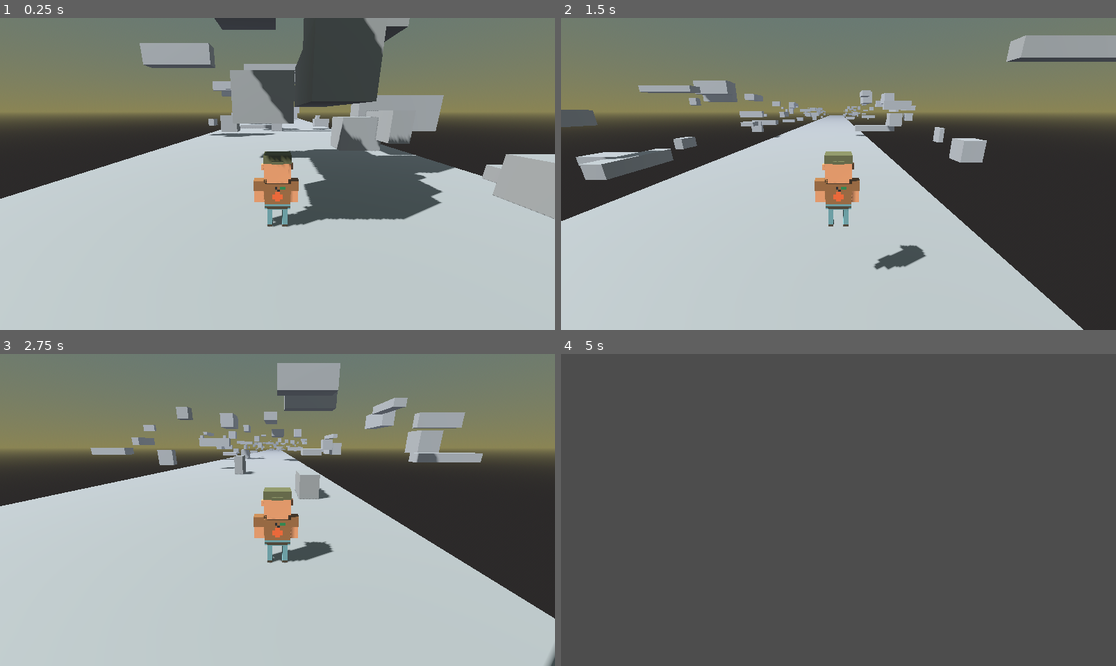
Above: before the commit, frames 1-4 (two rows, left to right).
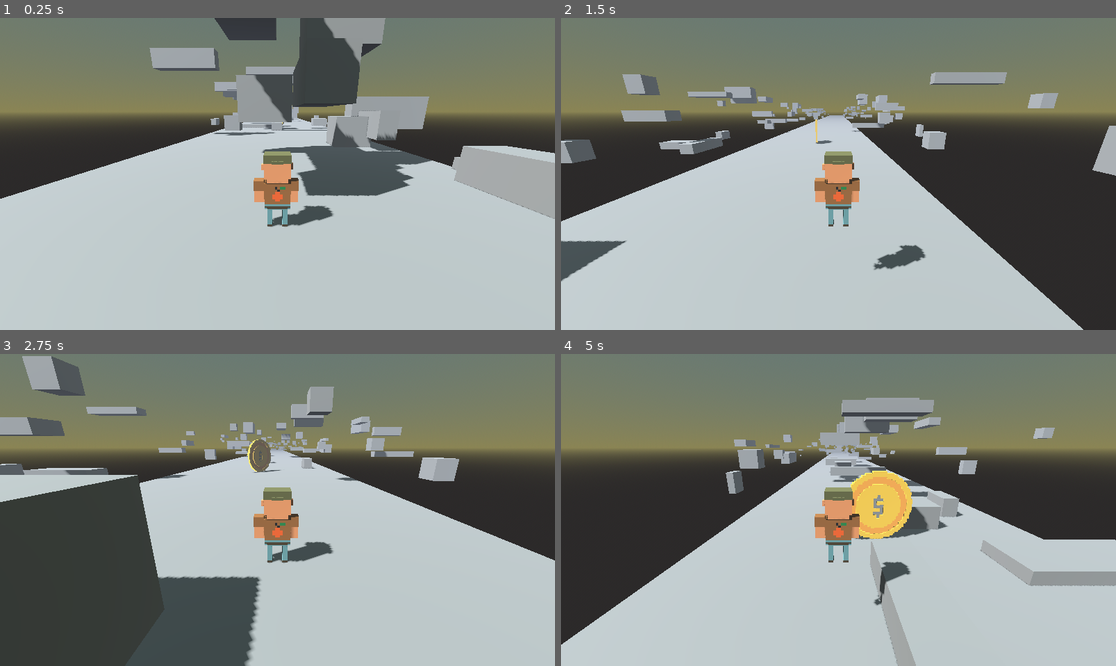
Above: after the commit, the same moments.

Repository: g-h-o-s-t-studio/across-the-roads
Game: Godot game, scene res://Levels/Main.tscn
Same seed, same stepped clock (60 frames per second), same inputs: the game is played once before the commit and once after it.
Inputs:
- Up to frame 1 (0.25 s): no input
- Up to frame 2 (1.5 s): tap Enter (ui_accept) at 0.5, 0.77 s; hold Right (ui_right) 0.53-1.28 s; hold Left (ui_left) from 1.28 s (still down)
- Up to frame 3 (2.75 s): tap Enter (ui_accept) at 1.52 s; release Left (ui_left) at 2.03 s; hold Right (ui_right) from 2.03 s (still down)
- Up to frame 4 (5 s): tap Enter (ui_accept) at 3.02, 3.77, 4.52 s; release Right (ui_right) at 3.53 s; hold Left (ui_left) from 3.53 s (still down)

The runs differ from the first frame. In frame 1, 8.2% of the frame differs, in the area x 25-100%, y 0-68%; in frame 2, 9.3%; in frame 3, 36%; in frame 4, 97%, in the area x 0-100%, y 0-100%.

Commit message:
Add Coin

Diff:
--- a/Levels/Main.tscn
+++ b/Levels/Main.tscn
@@ -1,7 +1,8 @@
-[gd_scene load_steps=7 format=3 uid="uid://cec7tspm3fdrq"]
+[gd_scene load_steps=8 format=3 uid="uid://cec7tspm3fdrq"]
 
 [ext_resource type="PackedScene" uid="uid://dh1bb3th24xv" path="res://Models/Characters/Default/Player.tscn" id="1_nf7dx"]
 [ext_resource type="Script" path="res://Scripts/GameController.gd" id="1_udkti"]
+[ext_resource type="PackedScene" uid="uid://bdvl53otkiq7d" path="res://Models/Items/Coin/Coin.tscn" id="3_b1njp"]
 
 [sub_resource type="BoxShape3D" id="BoxShape3D_bd5u8"]
 size = Vector3(20, 0, 50)
@@ -43,3 +44,6 @@
 
 [node name="WorldEnvironment" type="WorldEnvironment" parent="."]
 environment = SubResource("Environment_rdvni")
+
+[node name="Coin" parent="." instance=ExtResource("3_b1njp")]
+transform = Transform3D(1, 0, 0, 0, 1, 0, 0, 0, 1, 0, 0, 41.6645)
--- /dev/null
+++ b/Models/Items/Coin/Coin.tscn
@@ -0,0 +1,49 @@
+[gd_scene load_steps=6 format=3 uid="uid://bdvl53otkiq7d"]
+
+[ext_resource type="ArrayMesh" uid="uid://d2sfjtqos7wp3" path="res://Models/Items/Coin/GoldenCoin.obj" id="1_3nl8x"]
+[ext_resource type="Script" path="res://Scripts/Items/Coin.gd" id="1_lttv8"]
+
+[sub_resource type="BoxShape3D" id="BoxShape3D_kixds"]
+size = Vector3(4, 4, 0.3)
+
+[sub_resource type="Animation" id="Animation_1ira3"]
+resource_name = "Idle"
+length = 2.0
+loop_mode = 1
+tracks/0/type = "position_3d"
+tracks/0/imported = false
+tracks/0/enabled = true
+tracks/0/path = NodePath(".")
+tracks/0/interp = 1
+tracks/0/loop_wrap = true
+tracks/0/keys = PackedFloat32Array(0, 1, 0, 0, 0, 0.5, 1, 0, 0.2, 0, 1, 1, 0, 0, 0, 1.5, 1, 0, 0.2, 0, 2, 1, 0, 0, 0)
+tracks/1/type = "rotation_3d"
+tracks/1/imported = false
+tracks/1/enabled = true
+tracks/1/path = NodePath(".")
+tracks/1/interp = 1
+tracks/1/loop_wrap = true
+tracks/1/keys = PackedFloat32Array(0, 1, 0, 0, 0, 1, 0.5, 1, 0, -0.707107, 0, 0.707107, 1, 1, 0, 1, 0, 4.37114e-08, 1.5, 1, 0, 0.707107, 0, 0.707107, 2, 1, 0, 0, 0, 1)
+
+[sub_resource type="AnimationLibrary" id="AnimationLibrary_tbqhs"]
+_data = {
+"Idle": SubResource("Animation_1ira3")
+}
+
+[node name="Coin" type="AnimatableBody3D"]
+transform = Transform3D(-4.37114e-08, 0, -1, 0, 1, 0, 1, 0, -4.37114e-08, 0, 0.2, 0)
+script = ExtResource("1_lttv8")
+
+[node name="CollisionShape3D" type="CollisionShape3D" parent="."]
+transform = Transform3D(1, 0, 0, 0, 1, 0, 0, 0, 1, 0, 2, 0)
+shape = SubResource("BoxShape3D_kixds")
+
+[node name="GoldenCoin" type="MeshInstance3D" parent="."]
+transform = Transform3D(1, 0, 0, 0, 1, 0, 0, 0, 1, 0, 0, 0.25)
+mesh = ExtResource("1_3nl8x")
+
+[node name="AnimationPlayer" type="AnimationPlayer" parent="."]
+libraries = {
+"": SubResource("AnimationLibrary_tbqhs")
+}
+autoplay = "Idle"
--- a/Scripts/GameController.gd
+++ b/Scripts/GameController.gd
@@ -1,6 +1,5 @@
 extends Node3D
 
-# TODO: add some mechanics(run on wall, changing lvl axis, etc)
 const KILL_ZONE: int = -50
 const MAP_SIZE: int = 8
 const TILE_SIZE: float = 50
@@ -16,13 +15,11 @@
 
 
 func _process(_delta: float) -> void:
-	var player = get_node_or_null("$Player")
-	if player != null:
-		if player.global_position.z > tiles[0].position.z + TILE_SIZE:
+		if $Player.position.z >= tiles[0].position.z + TILE_SIZE:
 			despawn_tile()
 			spawn_tile()
 
-		if player.global_position.y <= KILL_ZONE:
+		if $Player.position.y <= KILL_ZONE:
 			get_tree().reload_current_scene()
 
 
--- /dev/null
+++ b/Scripts/Items/Coin.gd
@@ -0,0 +1 @@
+class_name Coin extends AnimatableBody3D
--- a/Scripts/Obstacles/Wall.gd
+++ b/Scripts/Obstacles/Wall.gd
@@ -1,7 +1,5 @@
 class_name WallObstacle extends Obstacle
 
+
 func resize() -> void:
-	var x: float = randf_range(1, 2)
-	var y: float = randf_range(1, 2.5)
-	var z: float = randf_range(1, 3)
-	scale = Vector3(x, y, z)
+	scale = Vector3(randf_range(1, 2), randf_range(1, 2.5), randf_range(1, 3))
--- a/Scripts/Player.gd
+++ b/Scripts/Player.gd
@@ -13,13 +13,14 @@
 	if Input.is_action_just_pressed("ui_accept") and is_on_floor():
 		velocity.y = JUMP_VELOCITY
 
-	var direction: Vector3 = Vector3(0, 0, 2)
+	var direction: Vector3 = Vector3(0, 0, 1)
 	if Input.is_action_pressed("ui_left"):
 		direction.x += 1
 	if Input.is_action_pressed("ui_right"):
 		direction.x -= 1
 
 	# player_speed += 0.01
+
 	velocity.x = direction.x * player_speed
 	velocity.z = direction.z * player_speed
 	move_and_slide()
@@ -27,7 +28,8 @@
 
 # FIXME
 func _on_area_body_entered(body) -> void:
-	print(body)
 	if body is Obstacle:
-		queue_free()
 		print("--------------Died!----------------")
+
+	if body is Coin:
+		body.queue_free()
--- a/Scripts/Tile.gd
+++ b/Scripts/Tile.gd
@@ -21,7 +21,7 @@
 	half_z = mesh.size.z / 2
 
 	for i: int in range(randi_range(min_obstacles, max_obstacles)):
-		var obs = OBSTACLES[randi() % OBSTACLES.size() - 1].instantiate() #? as Obstacle
+		var obs = OBSTACLES[randi() % OBSTACLES.size() - 1].instantiate()
 		obs.position = get_spawn_position()
 		add_child(obs)
 
Not shown, added: Models/Items/Coin/GoldenCoin.mtl
Not shown, added: Models/Items/Coin/GoldenCoin.obj
Not shown, added: Models/Items/Coin/GoldenCoin.obj.import
Binary file added: Models/Items/Coin/GoldenCoin.png
Not shown, added: Models/Items/Coin/GoldenCoin.png.import
Not shown, added: Models/Items/GoldenCoin.mtl
